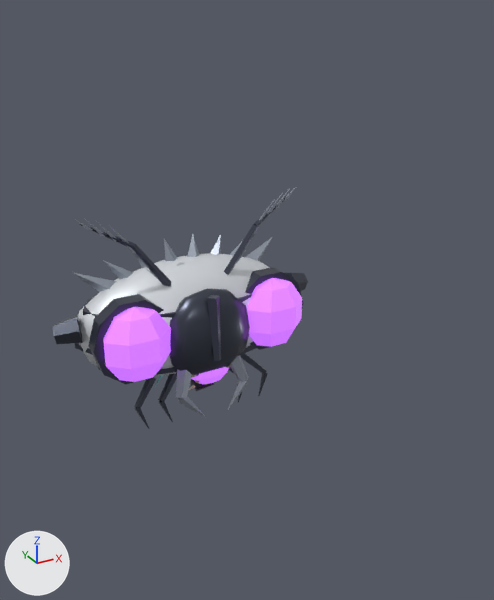
Before and after pictures for a commit that changed the glTF model graphics-tester/models/enemies.glb.
Rendered twice from a 50 mm camera at (-80.7, -183.7, 94.2) aimed at (18.7, -3.0, 3.8). The lights are fixed; the arrows at lower left show +X, +Y and +Z. The picture after the commit comes second.

In view in the first picture: 'iron_moth_mesh' and 1 more.
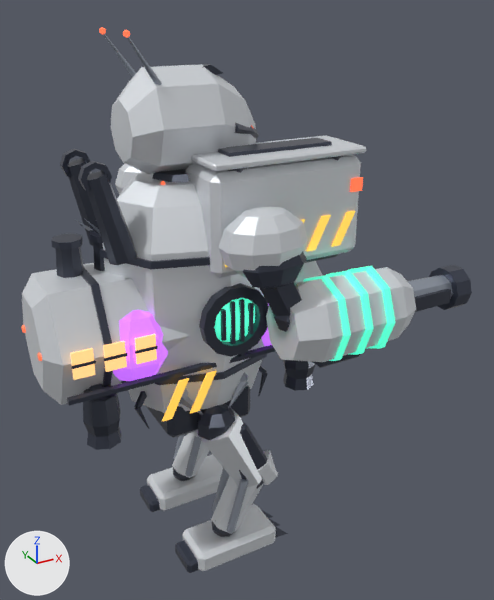
What differs and where, as boxes [x1, y1, x2, y2] in the pictures (494 x 600 px):
'siege_automaton_mesh', added
    after: [60, 27, 472, 573]
    faces in mat_shell (white #e1e5ea): [102, 64, 416, 571]
    faces in mat_detail: [60, 27, 472, 573]
'floating_factory_mesh', added
    after: [21, 231, 323, 450]
    faces in mat_shell (white #e1e5ea): [22, 261, 323, 405]
    faces in mat_detail: [21, 231, 316, 450]
'breach_hopper_mesh', added (mostly hidden)
    after: [160, 181, 198, 437]
'iron_moth_mesh', unchanged, covered by the edit
    before: [52, 187, 308, 429]
    after: [75, 218, 272, 429]

What changed in the scene script:
```text
Add me_siege_automaton_0:
    me_siege_automaton_0.from_pydata(...)  # 1949 vertices, 3492 faces; spans x -34.0..80.0, y -47.0..36.0, z -82.0..87.0
    # faces by material slot: [976, 2516]
    me_siege_automaton_0.materials.append(mat_shell)  # white #e1e5ea
    me_siege_automaton_0.materials.append(mat_detail)
Add me_floating_factory_0:
    me_floating_factory_0.from_pydata(...)  # 1090 vertices, 1936 faces; spans x -50.8..48.0, y -20.6..20.6, z -25.4..43.5
    # faces by material slot: [188, 1748]
    me_floating_factory_0.materials.append(mat_shell)  # white #e1e5ea
    me_floating_factory_0.materials.append(mat_detail)
Add me_breach_hopper_0:
    me_breach_hopper_0.from_pydata(...)  # 1105 vertices, 1938 faces; spans x -20.0..42.7, y -17.8..17.8, z -39.0..48.0
    # faces by material slot: [586, 1352]
    me_breach_hopper_0.materials.append(mat_shell)  # white #e1e5ea
    me_breach_hopper_0.materials.append(mat_detail)
Add ob_siege_automaton_mesh:
    ob_siege_automaton_mesh = bpy.data.objects.new('siege_automaton_mesh', me_siege_automaton_0)
    ob_siege_automaton_mesh.location = (0.0, 0.0, 0.0)
Add ob_floating_factory_mesh:
    ob_floating_factory_mesh = bpy.data.objects.new('floating_factory_mesh', me_floating_factory_0)
    ob_floating_factory_mesh.location = (0.0, 0.0, 0.0)
Add ob_breach_hopper_mesh:
    ob_breach_hopper_mesh = bpy.data.objects.new('breach_hopper_mesh', me_breach_hopper_0)
    ob_breach_hopper_mesh.location = (0.0, 0.0, 0.0)
```
